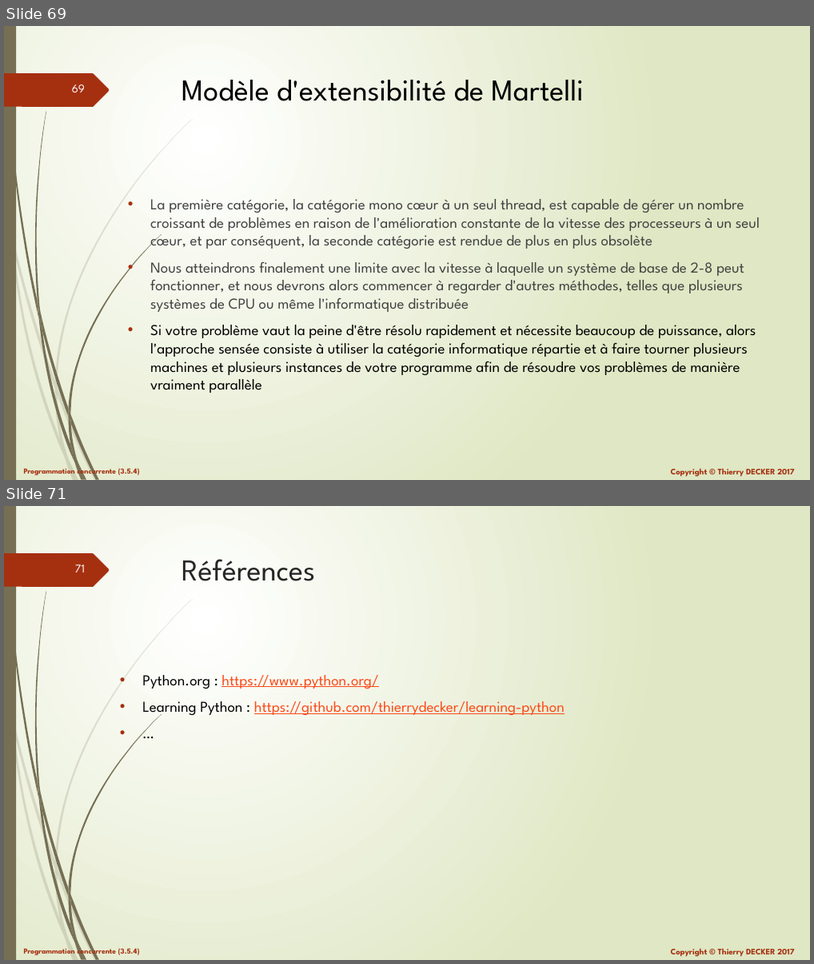
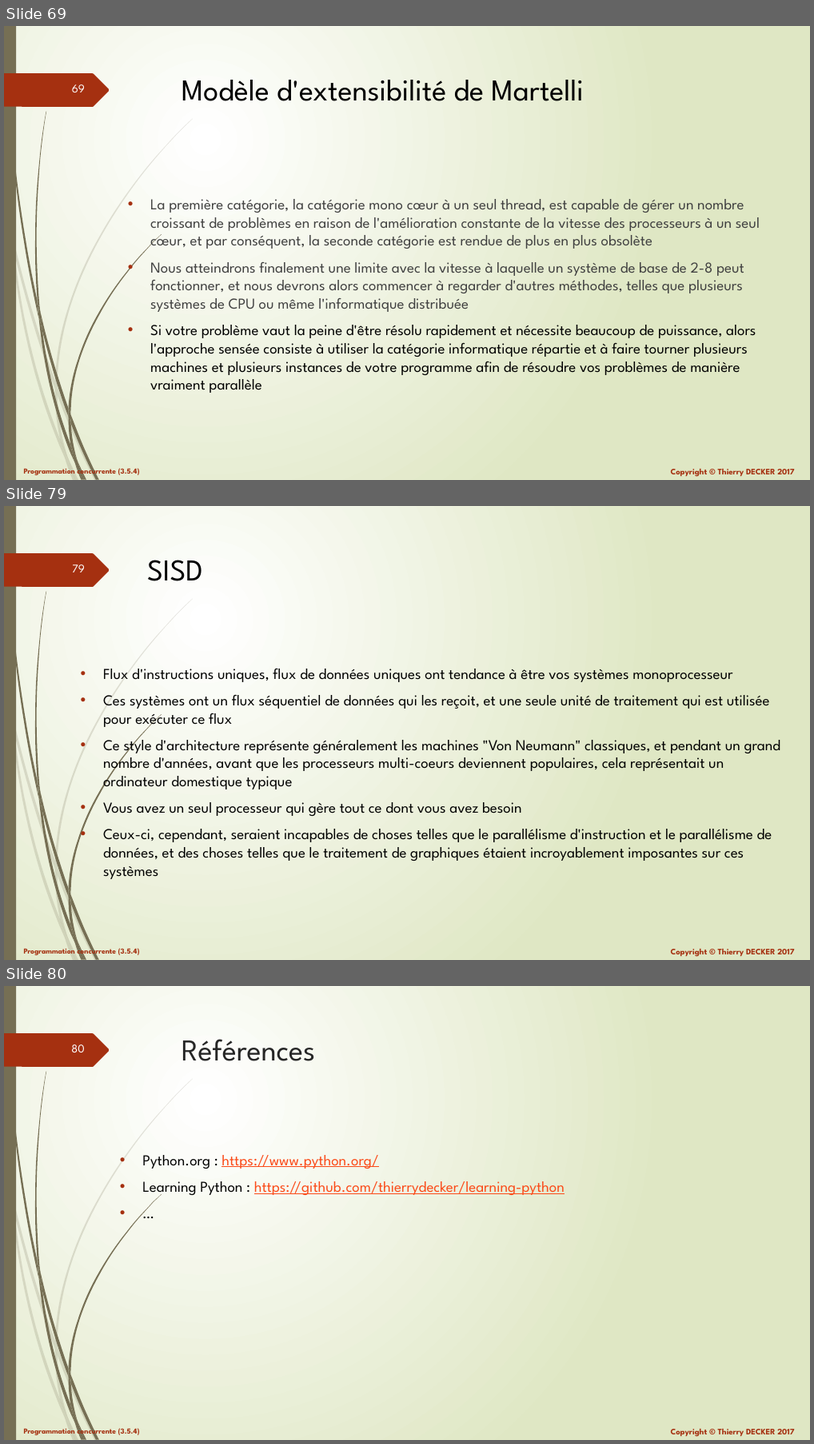
Before and after one commit to VikmanTheRacoon/learning-python, a slide deck: documentations/python-103.pptx. Shown one above the other, each under a label of ours: slides 69 and 71 before the commit, slides 69, 79 and 80 after it; the slides between them are not shown. The pictures are 814x964 and 814x1444 pixels, drawn with LibreOffice and Linux fonts; fonts in the diff are those of the drawing. Boxes give left, top, right and bottom in pixels: in the first picture for what was removed or moved away, otherwise in the second. Text is boxed around its words. In the diff, an @@ line names an element or a change of style, - is before the commit and + after.

```diff
--- a/documentations/python-103.pptx
+++ b/documentations/python-103.pptx
@@ slide 79 added at bbox=[4, 506, 810, 960], background gradient #FFFFFF to #DFE8C4; not listed: 27 template elements that a slide beside it also shows @@
@@ title added at bbox=[147, 560, 203, 581], 36 pt, text #000000 @@
+SISD
@@ text added at bbox=[103, 668, 782, 879], 18 pt, text #000000 @@
+• Flux d'instructions uniques, flux de données uniques ont tendance à être vos systèmes monoprocesseur
+• Ces systèmes ont un flux séquentiel de données qui les reçoit, et une seule unité de traitement qui est utilisée pour exécuter ce flux
+• Ce style d'architecture représente généralement les machines "Von Neumann" classiques, et pendant un grand nombre d'années, avant que les processeurs multi-coeurs deviennent populaires, cela représentait un ordinateur domestique typique
+• Vous avez un seul processeur qui gère tout ce dont vous avez besoin
+• Ceux-ci, cependant, seraient incapables de choses telles que le parallélisme d'instruction et le parallélisme de données, et des choses telles que le traitement de graphiques étaient incroyablement imposantes sur ces systèmes
@@ what was slide 71 is now slide 80 @@
@@ page number at bbox=[71, 1044, 85, 1052]: text changed @@
-71
+80
```
Also in this commit, not shown: 3 slides changed, 8 other slides added, 1 other file.
